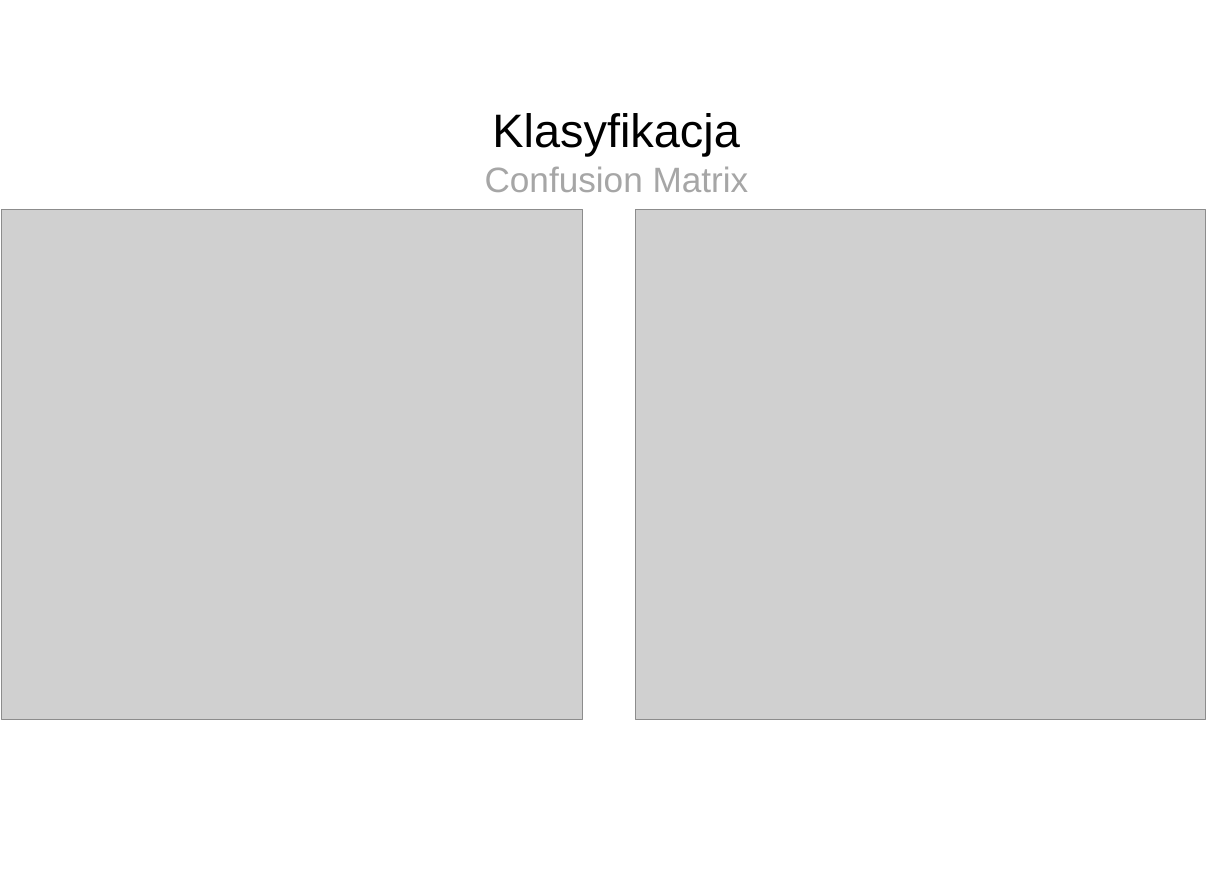
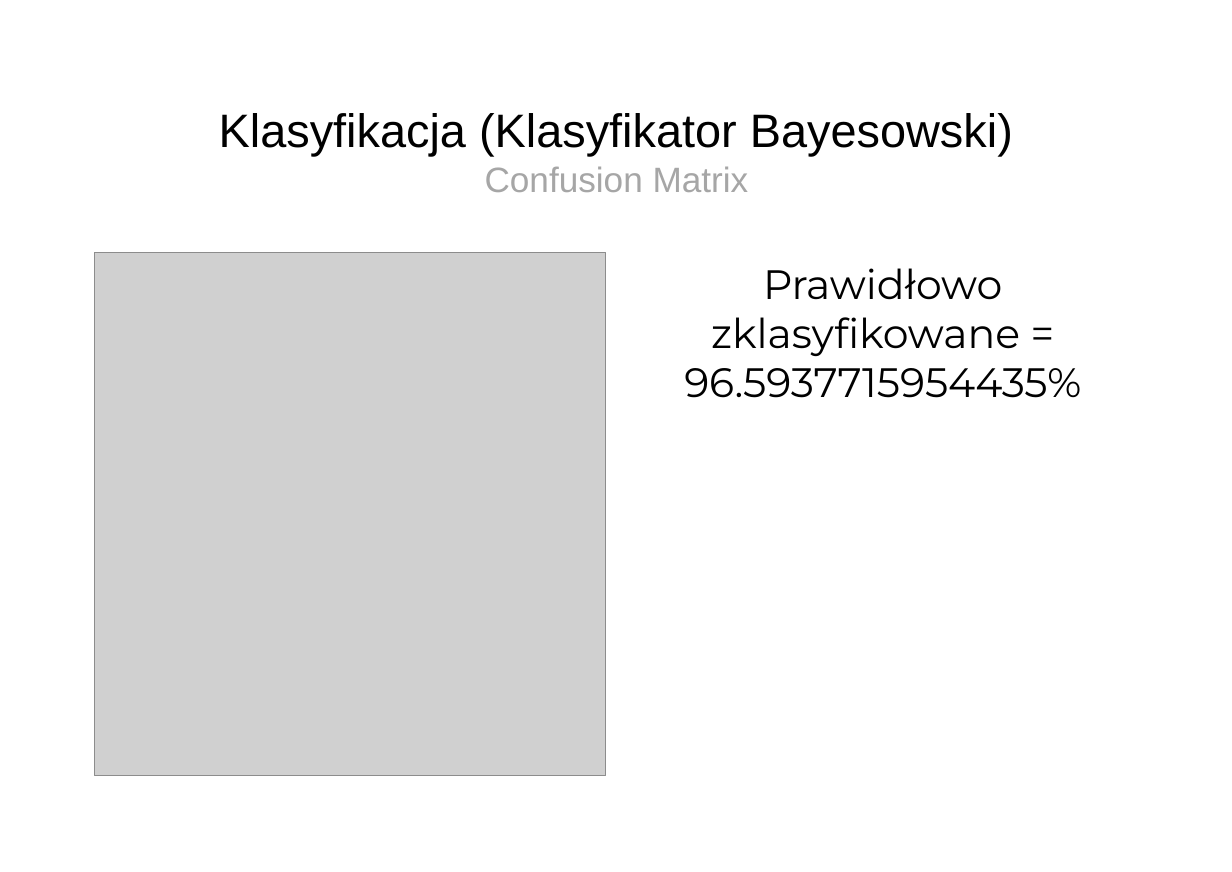
Before and after one commit to michalloska/DataExploration_Project, a slide deck: slide 20 of prezentacja.ppt. Drawn at 1232x872 pixels with LibreOffice and Linux fonts; fonts in the diff are those of the drawing; grey boxes stand for pictures; background and template pictures are left out. Boxes give left, top, right and bottom in pixels: in the first picture for what was removed or moved away, otherwise in the second. Text is boxed around its words. In the diff, an @@ line names an element or a change of style, - is before the commit and + after.

```diff
--- a/prezentacja.ppt
+++ b/prezentacja.ppt
@@ title at (x1=219, y1=113, x2=1013, y2=192): text changed; size 24 to 32 pt; text colour #A6A6A6 to #000000 @@
-Klasyfikacja
-Confusion Matrix
+Klasyfikacja (Klasyfikator Bayesowski)
+Confusion Matrix
@@ picture removed at (x1=636, y1=209, x2=1207, y2=719) @@
@@ picture resized from (x1=1, y1=209, x2=582, y2=719) to (x1=94, y1=252, x2=605, y2=775) @@
@@ text added at (x1=684, y1=268, x2=1081, y2=398), 28 pt, text #000000 @@
+Prawidłowo zklasyfikowane = 96.5937715954435%
```
Also in this commit, not shown: 4 other slides changed, 1 slide added, 1 other file.
